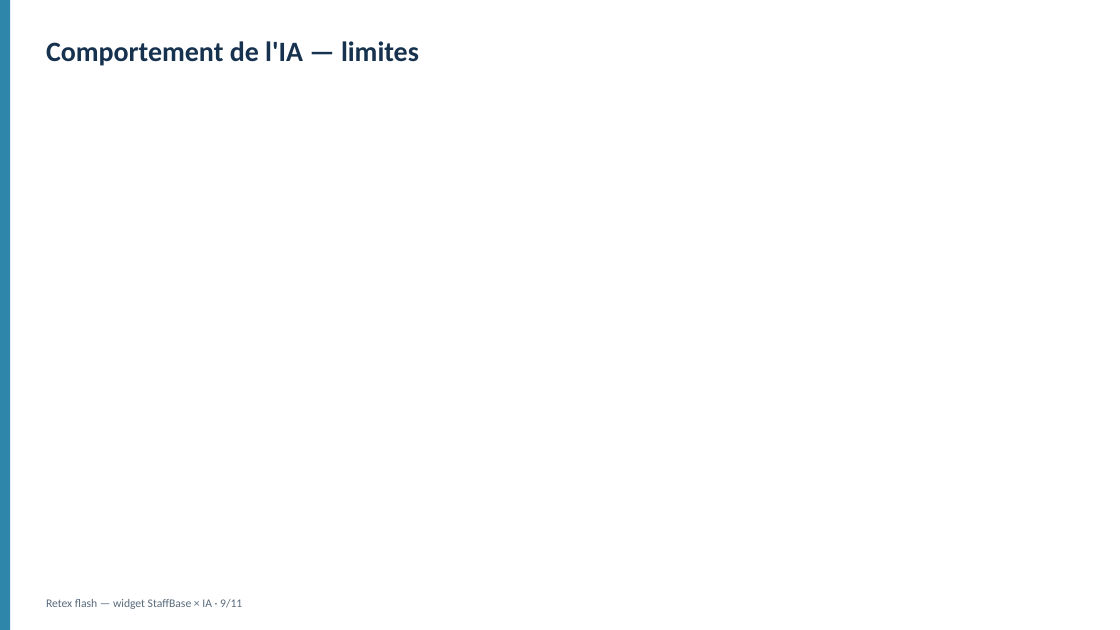
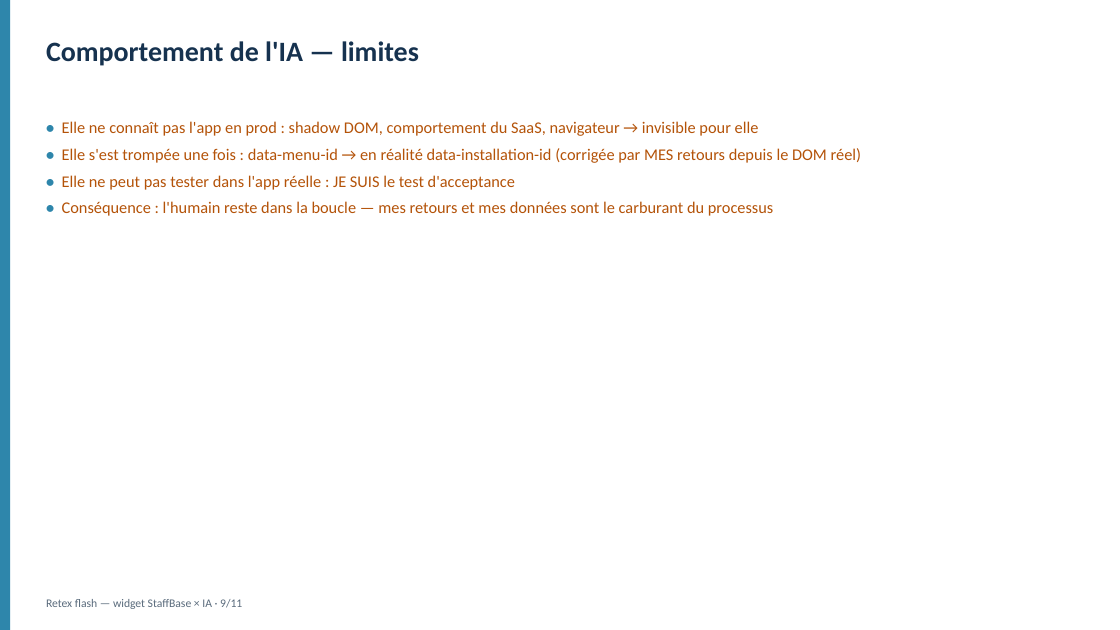
Before and after one commit to KleeFabienC/date-widget, a slide deck: slide 9 of Retex_Flash_Widget_Date_IA.pptx. Drawn at 1120x630 pixels with LibreOffice and Linux fonts; fonts in the diff are those of the drawing. Boxes give left, top, right and bottom in pixels: in the first picture for what was removed or moved away, otherwise in the second. Text is boxed around its words. In the diff, an @@ line names an element or a change of style, - is before the commit and + after.

```diff
--- a/Retex_Flash_Widget_Date_IA.pptx
+++ b/Retex_Flash_Widget_Date_IA.pptx
@@ text added at (62, 121, 861, 216), 14 pt, text #B45309 @@
+• Elle ne connaît pas l'app en prod : shadow DOM, comportement du SaaS, navigateur → invisible pour elle
+• Elle s'est trompée une fois : data-menu-id → en réalité data-installation-id (corrigée par MES retours depuis le DOM réel)
+• Elle ne peut pas tester dans l'app réelle : JE SUIS le test d'acceptance
+• Conséquence : l'humain reste dans la boucle — mes retours et mes données sont le carburant du processus
```
Also in this commit, not shown: 3 other slides changed, 2 other files.
